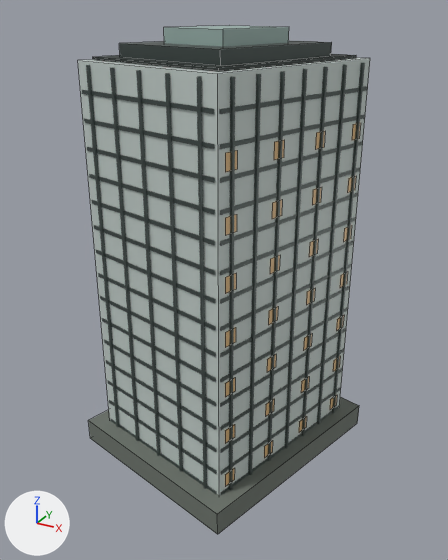
An edit to the Blender file landmarks/assets/china-overseas.blend, drawn before and after from the same camera.
Both versions are drawn from a camera (50 mm lens) standing at (68.9, -126.6, 109.6) and looking at (0.6, -2.4, 47.5). The axes (+X, +Y, +Z) are drawn at lower left. The lights are the same throughout. The picture after the commit comes second. Mesh edges are drawn as thin lines on the coarser meshes.

In view in the first picture: 'crown_screen', 'crown_step', 'envelope', 'fins', 'floor_bands', 'night_windows', 'podium', 'roof_deck'.
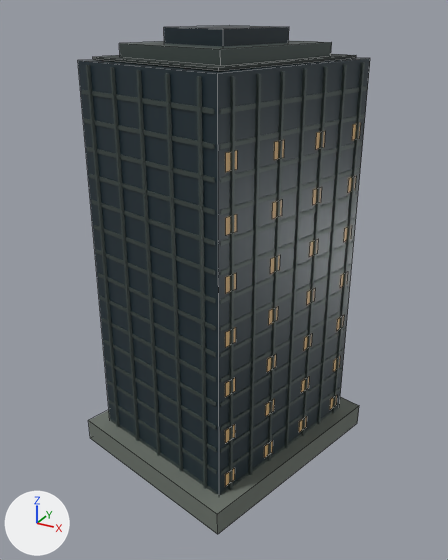
Boxes (x1, y1, x2, y2) around the edits, measured in the pictures (448 x 560 px):
```json
{"object": "envelope", "change": "recoloured, surface changed", "before": [78, 58, 370, 495], "after": [78, 58, 370, 495], "on screen": "darker"}
{"object": "crown_screen", "change": "recoloured", "before": [164, 25, 289, 46], "after": [164, 25, 289, 46], "on screen": "darker"}
```

Edits to the scene script, one JSON object a line:
```json
{"op": "set", "path": "mat_glass.base_color", "old": "(0.558, 0.631, 0.604)", "new": "(0.0176, 0.0343, 0.0452)", "note": "light grey #c5d0cc -> dark blue #24343c"}
{"op": "set", "path": "mat_glass.roughness", "old": "0.58", "new": "0.38"}
{"op": "set", "path": "mat_glass_alt.base_color", "old": "(0.342, 0.468, 0.434)", "new": "(0.0116, 0.0252, 0.0343)", "note": "grey #9eb6b0 -> dark blue #1c2c34"}
```
